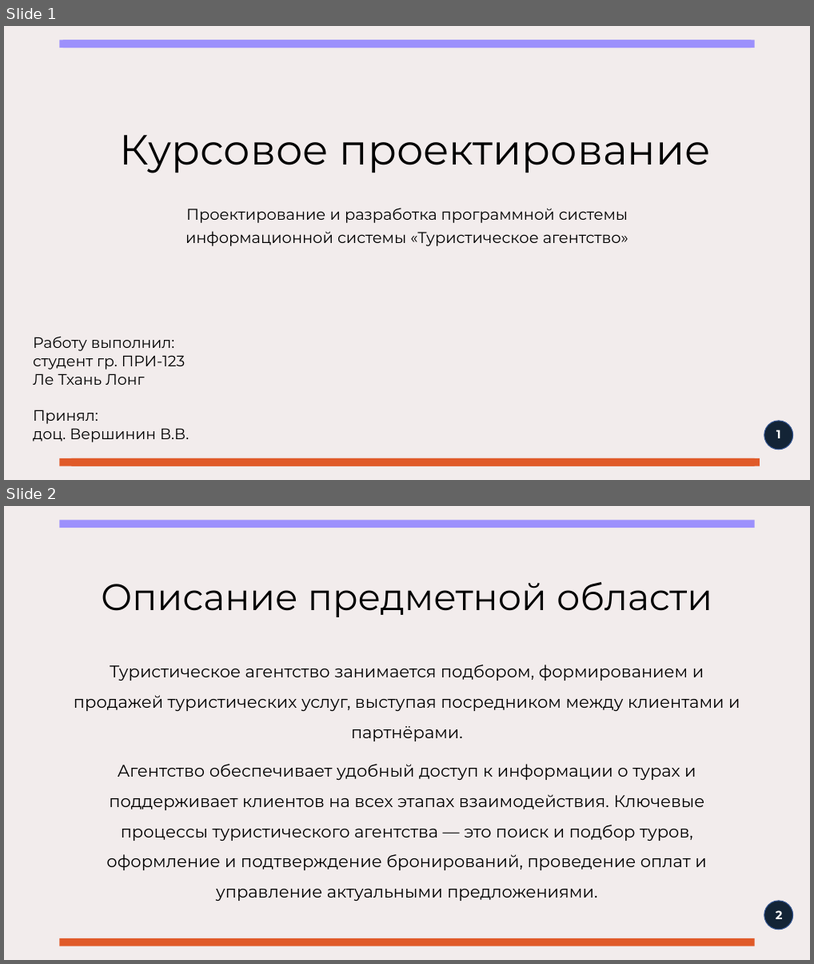
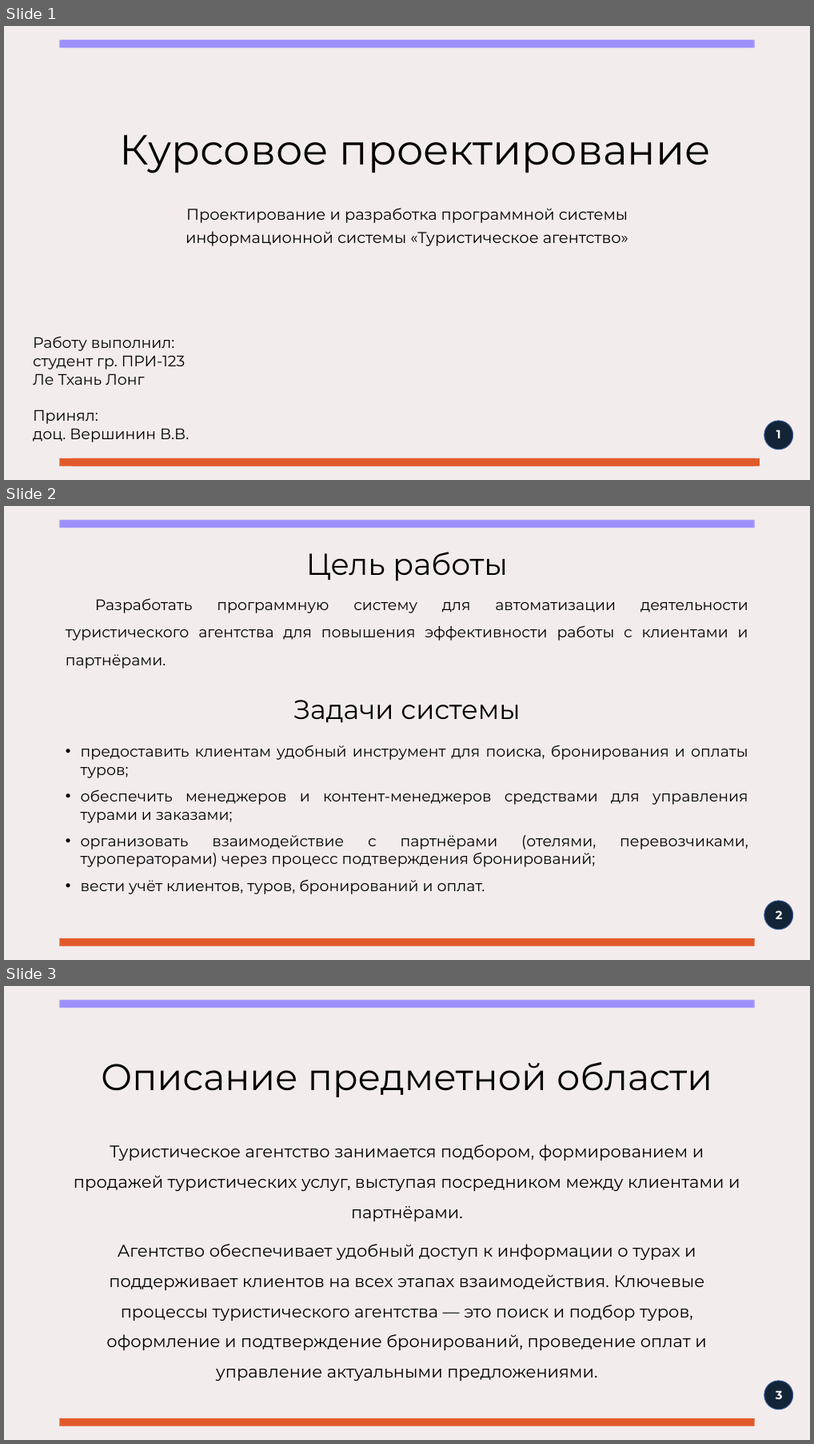
Before and after one commit to Hiraeth-qw/TP_TourAgency, a slide deck: Documents/ПРИ123-ТП-КП-Презентация-Ле.pptx. Shown one above the other, each under a label of ours: slides 1 and 2 before the commit, slides 1, 2 and 3 after it. The pictures are 814x964 and 814x1444 pixels, drawn with LibreOffice and Linux fonts; fonts in the diff are those of the drawing. Boxes give left, top, right and bottom in pixels: in the first picture for what was removed or moved away, otherwise in the second. Text is boxed around its words. In the diff, an @@ line names an element or a change of style, - is before the commit and + after.

Commit message:
Изменены презентация, ПЗ, диаграммы прецедентов, состояний и деятельности

```diff
--- a/Documents/ПРИ123-ТП-КП-Презентация-Ле.pptx
+++ b/Documents/ПРИ123-ТП-КП-Презентация-Ле.pptx
@@ slide 2 added at [4,506,810,960], background #F2ECEC; not listed: 3 template elements that a slide beside it also shows @@
@@ title added at [306,552,508,581], 36 pt, text #000000 @@
+Цель работы
@@ text added at [66,599,749,668], 18 pt, text #000000 @@
+Разработать программную систему для автоматизации деятельности туристического агентства для повышения эффективности работы с клиентами и партнёрами.
@@ text added at [294,700,520,723], 32 pt, text #000000 @@
+Задачи системы
@@ text added at [81,745,748,894], 18 pt, text #000000 @@
+• предоставить клиентам удобный инструмент для поиска, бронирования и оплаты туров;
+• обеспечить менеджеров и контент-менеджеров средствами для управления турами и заказами;
+• организовать взаимодействие с партнёрами (отелями, перевозчиками, туроператорами) через процесс подтверждения бронирований;
+• вести учёт клиентов, туров, бронирований и оплат.
@@ page number added at [776,910,783,919], 14 pt, text #FFFFFF, bold @@
+2
@@ what was slide 2 is now slide 3 @@
@@ page number at [776,1390,783,1399]: text changed @@
-2
+3
```
Also in this commit, not shown: 2 slides changed, 9 other slides added, 4 other files.
